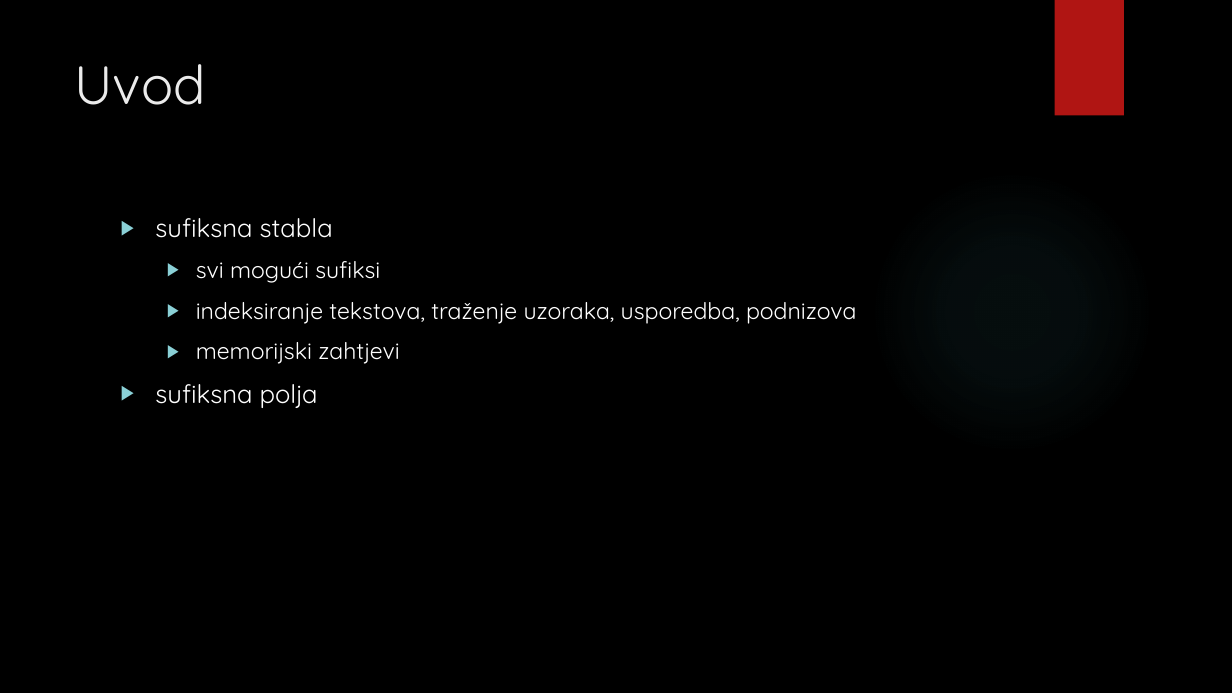
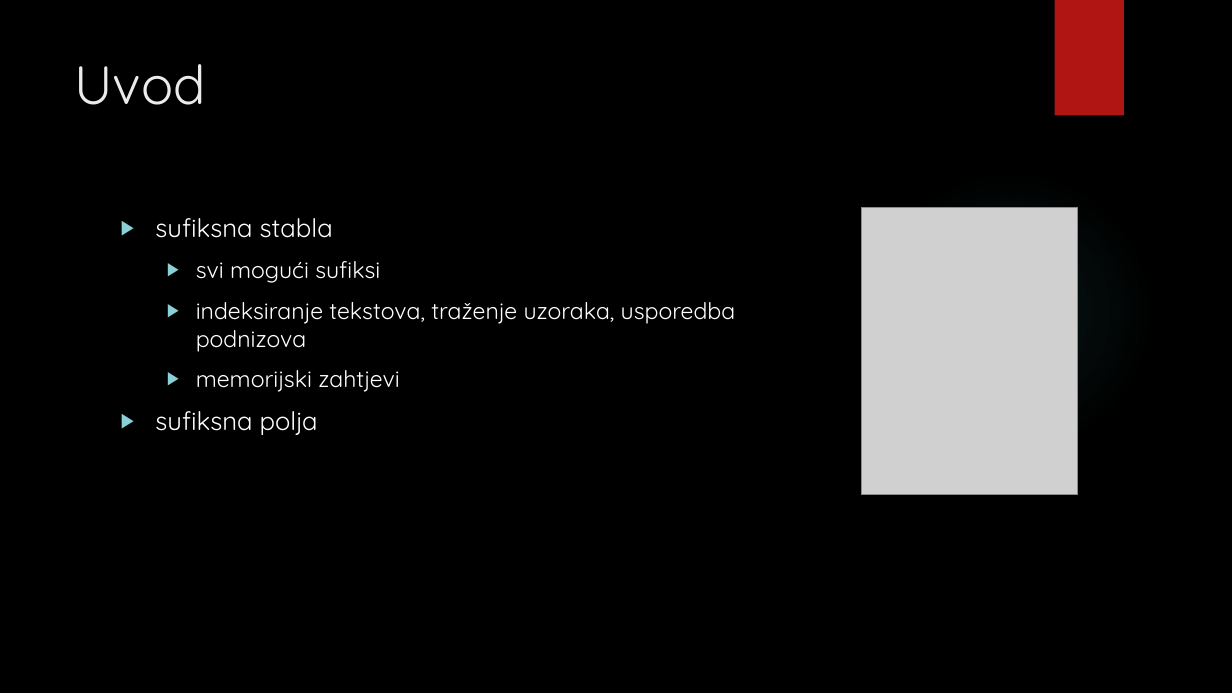
Before and after one commit to v-v/karkkainen-sanders, a slide deck: slide 3 of documentation/Izgradnja sufiksnog polja korištenjem Kärkkäinen – Sandersovog algoritma.pptx. Drawn at 1232x693 pixels with LibreOffice and Linux fonts; fonts in the diff are those of the drawing; grey boxes stand for pictures; background and template pictures are left out. Boxes give left, top, right and bottom in pixels: in the first picture for what was removed or moved away, otherwise in the second. Text is boxed around its words. In the diff, an @@ line names an element or a change of style, - is before the commit and + after.

```diff
--- a/documentation/Izgradnja sufiksnog polja korištenjem Kärkkäinen – Sandersovog algoritma.pptx
+++ b/documentation/Izgradnja sufiksnog polja korištenjem Kärkkäinen – Sandersovog algoritma.pptx
@@ picture added at <box>862,208,1078,494</box> @@
@@ text at <box>196,302,736,352</box>: text changed @@
-  ▶ indeksiranje tekstova, traženje uzoraka, usporedba, podnizova
+  ▶ indeksiranje tekstova, traženje uzoraka, usporedba podnizova
```
Also in this commit, not shown: 1 other file.
